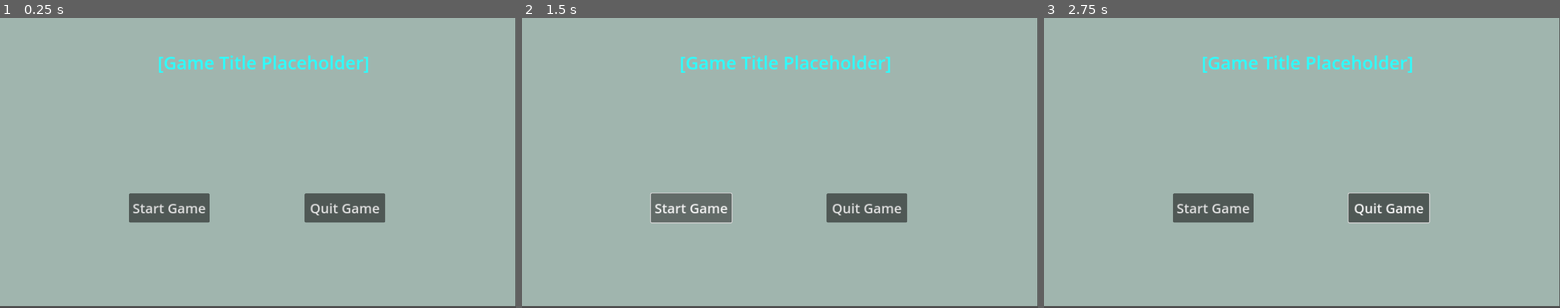
Above: before the commit, frames 1-3 (left to right).
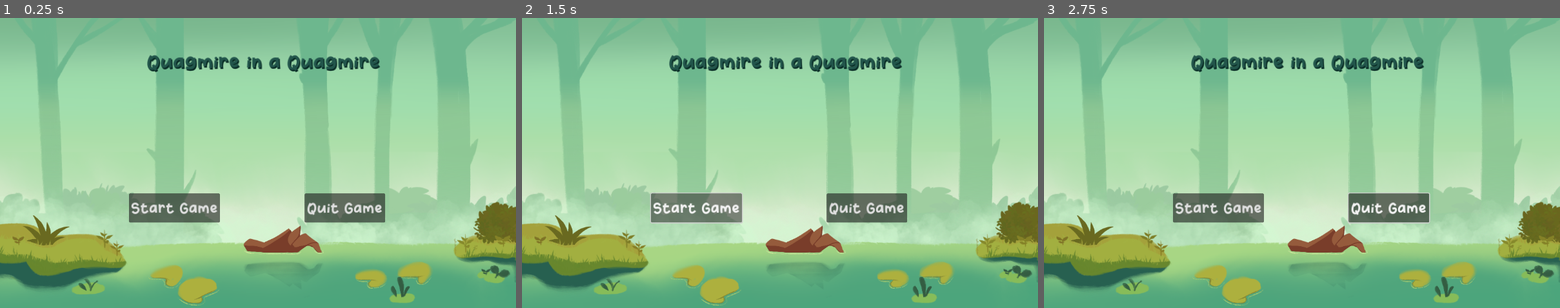
Above: after the commit, the same moments.

Repository: CISC204-S25/final-project-team-1
Game: Godot game, scene res://title_screen.tscn
Same seed, same stepped clock (60 frames per second), same inputs: the game is played once before the commit and once after it.
Inputs (mouse positions are in pixels of both pictures, inside the frame that each line leads up to):
- Up to frame 1 (0.25 s): no input
- Up to frame 2 (1.5 s): click "Start Game" at 0.5 s; click "Start Game" at 1.25 s
- Up to frame 3 (2.75 s): tap Enter at 2 s; move the mouse to (1415, 148) at 2.02 s; hold Right (move_right, bound only after the commit) from 2.03 s (still down); click (1415, 148) at 2.17 s

The runs differ from the first frame. In frame 1, 89% of the frame differs, in the area x 0-100%, y 0-100%; in frame 2, 88%; in frame 3, 88%.

Commit message:
Coded Player 2 and Portals
Player 2 has basic movement and *should* be able to shoot portals and move between them. Sprites need to be added to test.

Diff:
--- /dev/null
+++ b/team1_finalproject/player_2.gd
@@ -0,0 +1,45 @@
+extends CharacterBody2D
+
+
+@export var speed = 200
+@export var gravity = 1000
+@export var portal_scene: PackedScene
+
+var portals: Array = []
+
+func _physics_process(delta: float) -> void:
+	# Add the gravity.
+	if not is_on_floor():
+		velocity += get_gravity() * delta
+
+	var direction := Input.get_axis("move_left", "move_right")
+	if direction:
+		velocity.x = direction * speed
+	else:
+		velocity.x = move_toward(velocity.x, 0, speed)
+
+	move_and_slide()
+
+#function for creating portal
+func spawn_portal(position: Vector2) -> void:
+	if portal_scene:
+		var portal = portal_scene.instantiate()
+		portal.global_position = position
+		get_tree().current_scene.add_child(portal)
+
+		#make sure you can't make more than two portals
+		portals.append(portal)
+		if portals.size() > 2:
+			var old_portal = portals.pop_front()
+			old_portal.queue_free()
+
+		# Link portals if there are two
+		if portals.size() == 2:
+			portals[0].linked_portal = portals[1]
+			portals[1].linked_portal = portals[0]
+
+#function for placing portal with mouseclick while making sure it doesn't interfere with UI
+func _unhandled_input(event: InputEvent) -> void:
+	if event is InputEventMouseButton and event.pressed and event.button_index == MOUSE_BUTTON_LEFT:
+		var click_position = get_global_mouse_position()
+		spawn_portal(click_position)
--- /dev/null
+++ b/team1_finalproject/player_2.tscn
@@ -0,0 +1,19 @@
+[gd_scene load_steps=4 format=3 uid="uid://db4hrbsbwjte2"]
+
+[ext_resource type="Script" path="res://player_2.gd" id="1_88fks"]
+[ext_resource type="PackedScene" uid="uid://b6sojcxhuifr2" path="res://portal.tscn" id="2_ec3ea"]
+
+[sub_resource type="RectangleShape2D" id="RectangleShape2D_qs61g"]
+size = Vector2(137, 79)
+
+[node name="Player2" type="CharacterBody2D"]
+script = ExtResource("1_88fks")
+portal_scene = ExtResource("2_ec3ea")
+
+[node name="AnimatedSprite2D" type="AnimatedSprite2D" parent="."]
+
+[node name="CollisionShape2D" type="CollisionShape2D" parent="."]
+position = Vector2(1.5, 2.5)
+shape = SubResource("RectangleShape2D_qs61g")
+
+[node name="Camera2D" type="Camera2D" parent="."]
--- /dev/null
+++ b/team1_finalproject/portal.gd
@@ -0,0 +1,12 @@
+extends Area2D
+
+
+var linked_portal: Area2D = null
+
+func _ready() -> void:
+	body_entered.connect(_on_body_entered)
+
+func _on_body_entered(body: Node2D) -> void:
+	if linked_portal and body is CharacterBody2D:
+		var offset = body.global_position - global_position
+		body.global_position = linked_portal.global_position + offset
--- /dev/null
+++ b/team1_finalproject/portal.tscn
@@ -0,0 +1,13 @@
+[gd_scene load_steps=3 format=3 uid="uid://b6sojcxhuifr2"]
+
+[ext_resource type="Script" path="res://portal.gd" id="1_76fo4"]
+
+[sub_resource type="CapsuleShape2D" id="CapsuleShape2D_47t7c"]
+
+[node name="Portal" type="Area2D"]
+script = ExtResource("1_76fo4")
+
+[node name="Sprite2D" type="Sprite2D" parent="."]
+
+[node name="CollisionShape2D" type="CollisionShape2D" parent="."]
+shape = SubResource("CapsuleShape2D_47t7c")
--- a/team1_finalproject/project.godot
+++ b/team1_finalproject/project.godot
@@ -18,3 +18,16 @@
 [display]
 
 window/stretch/mode="canvas_items"
+
+[input]
+
+move_left={
+"deadzone": 0.5,
+"events": [Object(InputEventKey,"resource_local_to_scene":false,"resource_name":"","device":-1,"window_id":0,"alt_pressed":false,"shift_pressed":false,"ctrl_pressed":false,"meta_pressed":false,"pressed":false,"keycode":0,"physical_keycode":4194319,"key_label":0,"unicode":0,"location":0,"echo":false,"script":null)
+]
+}
+move_right={
+"deadzone": 0.5,
+"events": [Object(InputEventKey,"resource_local_to_scene":false,"resource_name":"","device":-1,"window_id":0,"alt_pressed":false,"shift_pressed":false,"ctrl_pressed":false,"meta_pressed":false,"pressed":false,"keycode":0,"physical_keycode":4194321,"key_label":0,"unicode":0,"location":0,"echo":false,"script":null)
+]
+}
--- a/team1_finalproject/title_screen.tscn
+++ b/team1_finalproject/title_screen.tscn
@@ -1,6 +1,8 @@
-[gd_scene load_steps=2 format=3 uid="uid://dklnl83lw1vsa"]
+[gd_scene load_steps=4 format=3 uid="uid://dklnl83lw1vsa"]
 
 [ext_resource type="Script" path="res://title_screen.gd" id="1_oujti"]
+[ext_resource type="Texture2D" uid="uid://borl2agcxn1j2" path="res://Sprites/TitleScreenArt.PNG" id="2_bihfr"]
+[ext_resource type="FontFile" uid="uid://bvex18kkerm76" path="res://Assets/Howdy Frog.ttf" id="3_sgf8w"]
 
 [node name="TitleScreen" type="Control"]
 layout_mode = 3
@@ -10,13 +12,20 @@
 script = ExtResource("1_oujti")
 
 [node name="ColorRect" type="ColorRect" parent="."]
+visible = false
 layout_mode = 0
 offset_right = 1150.0
 offset_bottom = 644.0
 color = Color(0.627203, 0.710768, 0.683889, 1)
 
+[node name="TextureRect" type="TextureRect" parent="."]
+layout_mode = 0
+offset_right = 40.0
+offset_bottom = 40.0
+texture = ExtResource("2_bihfr")
+
 [node name="GameTitle" type="Label" parent="."]
-modulate = Color(0.160784, 1, 1, 1)
+modulate = Color(0.132249, 0.332963, 0.292156, 1)
 layout_mode = 1
 anchors_preset = 8
 anchor_left = 0.5
@@ -29,8 +38,12 @@
 offset_bottom = 156.0
 grow_horizontal = 2
 grow_vertical = 2
+theme_override_colors/font_shadow_color = Color(0.161961, 0.461929, 0.448094, 1)
+theme_override_constants/shadow_offset_x = 2
+theme_override_constants/shadow_offset_y = 3
+theme_override_fonts/font = ExtResource("3_sgf8w")
 theme_override_font_sizes/font_size = 40
-text = "[Game Title Placeholder]"
+text = "Quagmire in a Quagmire"
 horizontal_alignment = 1
 
 [node name="StartGameButton" type="Button" parent="."]
@@ -39,6 +52,7 @@
 offset_top = 392.0
 offset_right = 468.0
 offset_bottom = 457.0
+theme_override_fonts/font = ExtResource("3_sgf8w")
 theme_override_font_sizes/font_size = 30
 text = "Start Game"
 
@@ -48,6 +62,7 @@
 offset_top = 392.0
 offset_right = 860.0
 offset_bottom = 457.0
+theme_override_fonts/font = ExtResource("3_sgf8w")
 theme_override_font_sizes/font_size = 30
 text = "Quit Game"
 
Binary file added: team1_finalproject/Assets/Howdy Frog.ttf
Not shown, added: team1_finalproject/Assets/Howdy Frog.ttf.import
Binary file added: team1_finalproject/Sprites/TitleScreenArt.PNG
Not shown, added: team1_finalproject/Sprites/TitleScreenArt.PNG.import
